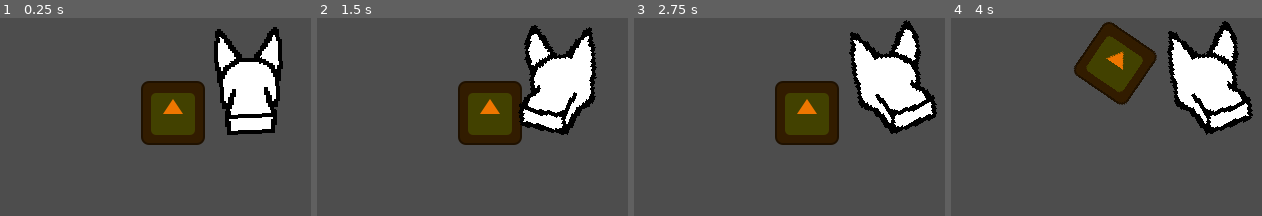
Above: before the commit, frames 1-4 (left to right).
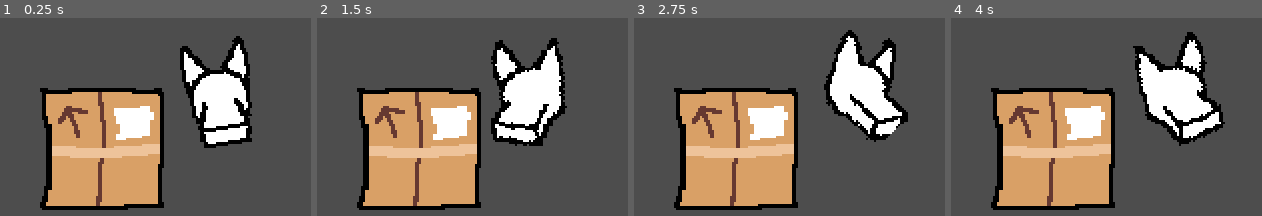
Above: after the commit, the same moments.

Repository: kennethbchen/RGHRGHRGH-Game
Game: Godot game, scene res://scenes/game.tscn
Same seed, same stepped clock (60 frames per second), same inputs: the game is played once before the commit and once after it. The engine's default icon, where the game draws it, is replaced by a stand-in: a white triangle on a blue panel in a dark square.
Inputs (mouse positions are in pixels of both pictures, inside the frame that each line leads up to):
- Up to frame 1 (0.25 s): no input
- Up to frame 2 (1.5 s): tap Enter at 0.5 s; move the mouse to (outside the picture) at 0.52 s; press the mouse at (outside the picture) at 0.53 s; tap Space at 1.25 s; move the mouse to (outside the picture) at 1.27 s; release the mouse at (outside the picture) at 1.28 s; click (outside the picture) at 1.35 s
- Up to frame 3 (2.75 s): tap Enter at 2 s; move the mouse to (outside the picture) at 2.02 s; press the mouse at (outside the picture) at 2.03 s
- Up to frame 4 (4 s): tap Space at 2.75 s; move the mouse to (outside the picture) at 2.77 s; release the mouse at (outside the picture) at 2.78 s; click (outside the picture) at 2.85 s; tap Enter at 3.5 s; move the mouse to (outside the picture) at 3.52 s; press the mouse at (outside the picture) at 3.53 s

The runs differ from the first frame. In frame 1, 39% of the frame differs, in the area x 12-91%, y 4-97%; in frame 2, 37%; in frame 3, 39%; in frame 4, 42%, in the area x 12-98%, y 1-97%.

Commit message:
Reduced game resolution and made box sprite

Diff:
--- a/project.godot
+++ b/project.godot
@@ -17,7 +17,10 @@
 
 [display]
 
-window/size/viewport_width=648
+window/size/viewport_width=324
+window/size/viewport_height=324
+window/size/window_width_override=648
+window/size/window_height_override=648
 window/stretch/mode="viewport"
 window/stretch/aspect="keep_width"
 
--- a/scenes/game.tscn
+++ b/scenes/game.tscn
@@ -2,14 +2,14 @@
 
 [ext_resource type="Script" path="res://scripts/debug_commands.gd" id="1_jhtol"]
 [ext_resource type="Script" path="res://scripts/player.gd" id="2_hwhmv"]
-[ext_resource type="Texture2D" uid="uid://dbwc55h75l4r2" path="res://icon.svg" id="3_f0o6r"]
 [ext_resource type="Texture2D" uid="uid://bpq4isb5u6y1m" path="res://sprites/dog_atlas.tres" id="3_pl4da"]
 [ext_resource type="Script" path="res://addons/aimsystem/aim_system_2d/aim_system_2d.gd" id="4_crl8y"]
 [ext_resource type="Script" path="res://scripts/sprite_head_controller.gd" id="4_gfmcx"]
 [ext_resource type="PackedScene" uid="uid://c3rg6ralpqeor" path="res://scenes/bite_detector.tscn" id="5_7sovw"]
+[ext_resource type="Texture2D" uid="uid://dq8qg5mt0a02y" path="res://sprites/box.png" id="6_nvy1s"]
 
 [sub_resource type="CircleShape2D" id="CircleShape2D_pxjl7"]
-radius = 39.0512
+radius = 17.0294
 
 [node name="Game" type="Node2D"]
 
@@ -17,13 +17,12 @@
 script = ExtResource("1_jhtol")
 
 [node name="Player" type="Node2D" parent="."]
-position = Vector2(313, 56)
+position = Vector2(141, 34)
 rotation = 1.5708
 script = ExtResource("2_hwhmv")
 
 [node name="Head" type="Sprite2D" parent="Player"]
 rotation = -1.5708
-scale = Vector2(2, 2)
 texture = ExtResource("3_pl4da")
 script = ExtResource("4_gfmcx")
 sprite_atlas = ExtResource("3_pl4da")
@@ -37,15 +36,14 @@
 collision_layer = 0
 
 [node name="CollisionShape2D" type="CollisionShape2D" parent="Player/AimSystem2D/BiteArea"]
-position = Vector2(53, 0)
+position = Vector2(24, -9.33845e-05)
 shape = SubResource("CircleShape2D_pxjl7")
 
 [node name="Biteable" type="Node2D" parent="."]
 z_index = -1
-position = Vector2(237, 95)
+position = Vector2(83, 65)
 
 [node name="Sprite2D" type="Sprite2D" parent="Biteable"]
-modulate = Color(0.933914, 0.464801, 3.85046e-07, 1)
-texture = ExtResource("3_f0o6r")
+texture = ExtResource("6_nvy1s")
 
 [node name="BiteDetector" parent="Biteable" instance=ExtResource("5_7sovw")]
Binary file added: aseprite/box.aseprite
Binary file changed: aseprite/dog.aseprite
Binary file added: sprites/box.png
Not shown, added: sprites/box.png.import
